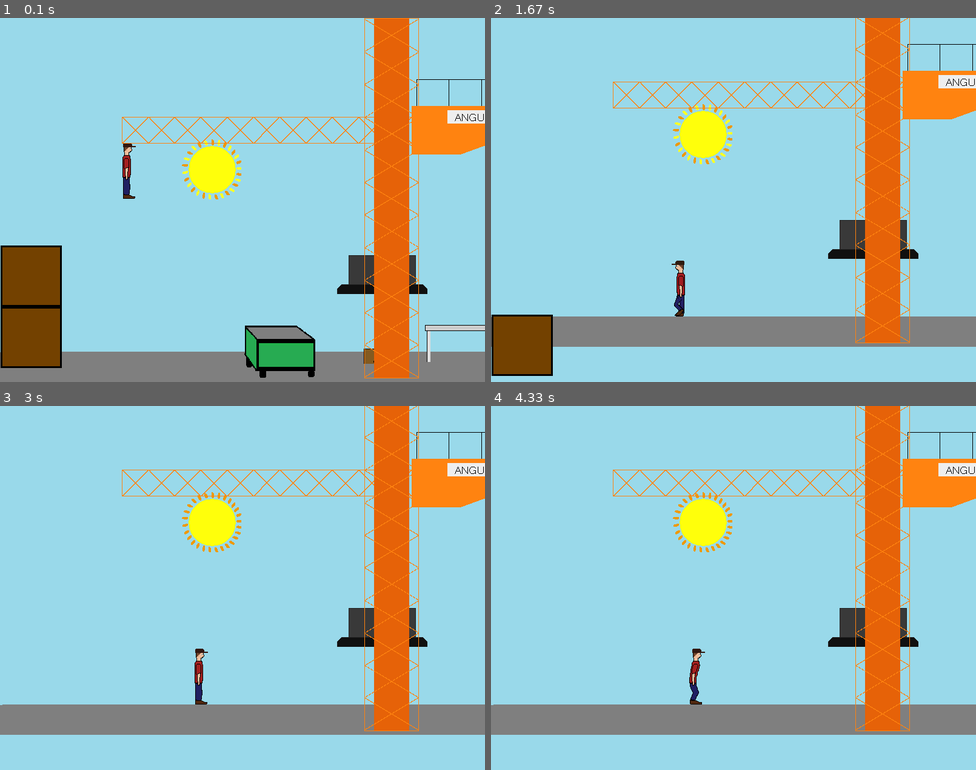
Above: before the commit, frames 1-4 (two rows, left to right).
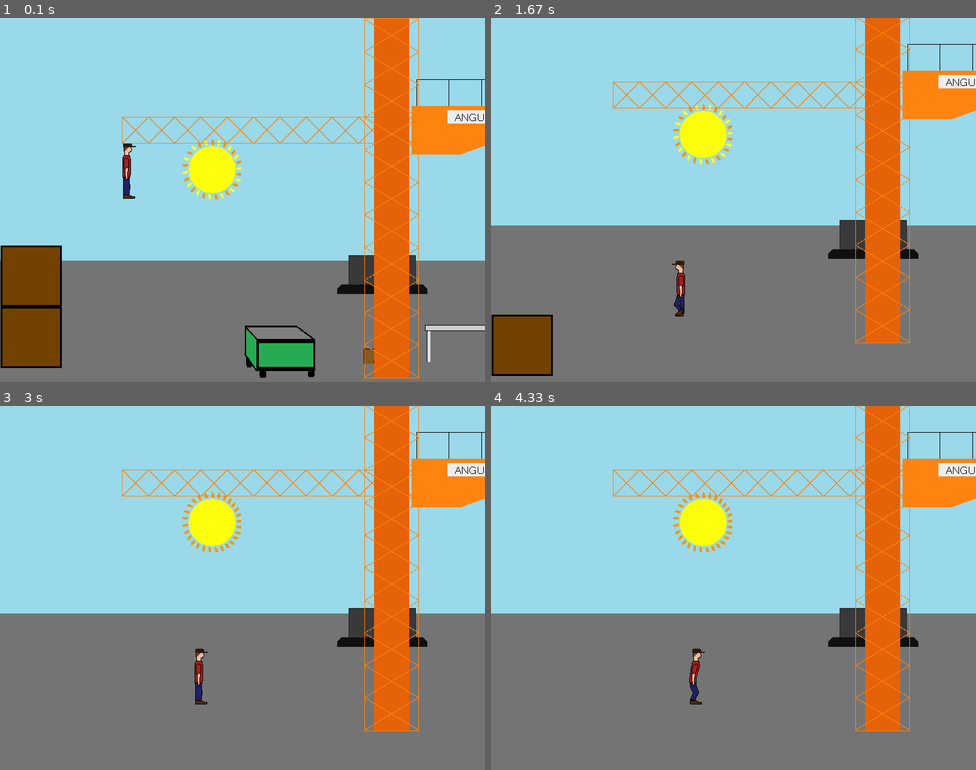
Above: after the commit, the same moments.

Repository: v0ided/FirstPyGame
Game: pygame game, started from main.py
Two runs of this game, one before a commit and one after it. Both use one fixed random seed, a clock stepped at 60 frames per second and the inputs below.
Inputs:
- Up to frame 1 (0.1 s): no input
- Up to frame 2 (1.67 s): hold Right 0.33-0.8 s; hold Right 0.83-1.3 s; hold Left from 1.33 s (still down)
- Up to frame 3 (3 s): release Left at 1.87 s; hold Left 1.9-2.3 s; hold Right 2.33-2.97 s
- Up to frame 4 (4.33 s): tap Space at 3, 3.4, 3.7, 3.9, 4.2 s; hold Left 3.33-3.8 s; hold Right 3.83-4.3 s

The runs differ from the first frame. In frame 1, 18% of the frame differs, in the area x 0-100%, y 66-92%; in frame 2, 31%; in frame 3, 32%; in frame 4, 32%, in the area x 0-100%, y 57-100%.

Commit message:
Toggle Power Fix and scene object add

Diff:
--- a/BaseObject.py
+++ b/BaseObject.py
@@ -19,6 +19,7 @@
         y = var_dict.get('y', 'no')
         w = var_dict.get('w', 'no')
         h = var_dict.get('h', 'no')
+        #Not None because 0 = False
         if x != 'no' and y != 'no' and w != 'no' and h != 'no':
             self.rect = pygame.Rect(x, y, w, h)
         else:
@@ -91,14 +92,20 @@
     return True
 
 
+##CRANE TOGGLE POWER ACTION##
 def do_power_crane(player, powerbox, level):
-    level.get_group(powerbox.group).toggle_power()
-    print('Powering Crane')
+    for obj in level.objects:
+        if obj.type == CRANE_OBJECT:
+            obj.toggle_power()
+            print('Powering Crane')
+            return
+    print('Could not find crane.')
+
 
 
 ##OBJECT STATE CHANGE CONDITIONS##
-def _check_state_change(player, object):
-    return True
+#def _check_state_change(player, object):
+    #return True
 
 
 #def do_state_change(player, object, level):
--- a/CraneObject.py
+++ b/CraneObject.py
@@ -1,6 +1,7 @@
 from GroupObject import *
 
 
+#todo: Convert string to object for arm and magnet
 class CraneObject(GroupObject):
     def __init__(self, var_dict):
         GroupObject.__init__(self, var_dict)
@@ -14,8 +15,8 @@
         #Contains coordinates for each destination
         self.dests = []
         self.cur_dest = 0
-        self.arm = None
-        self.magnet = None
+        self.arm = var_dict['arm']
+        self.magnet = var_dict['magnet']
         self.moving = False
 
         #These variables' values will be set in __setup_vars(var_dict)
--- a/data/level_data/objects1.ini
+++ b/data/level_data/objects1.ini
@@ -177,3 +177,15 @@
 yspeed = 1
 arm = CraneArm
 magnet = CraneMagnet
+
+[LandMass]
+type = LevelObject
+file1 = landmass.bmp
+x = 0
+y = 400
+w = 3000
+h = 300
+layer = 0
+collide = no
+trans = no
+gravity = no
Binary file added: data/landmass.bmp
